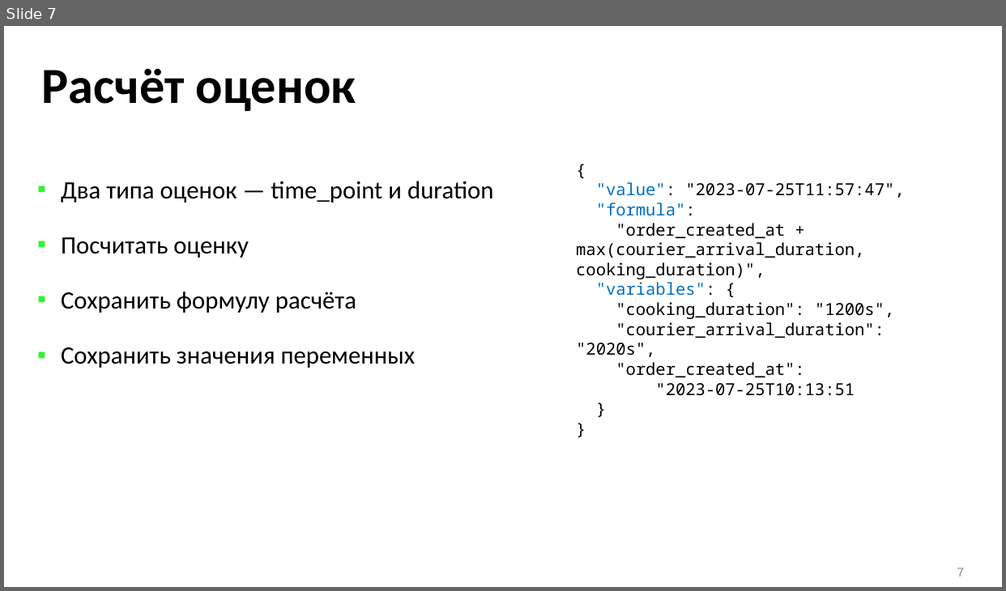
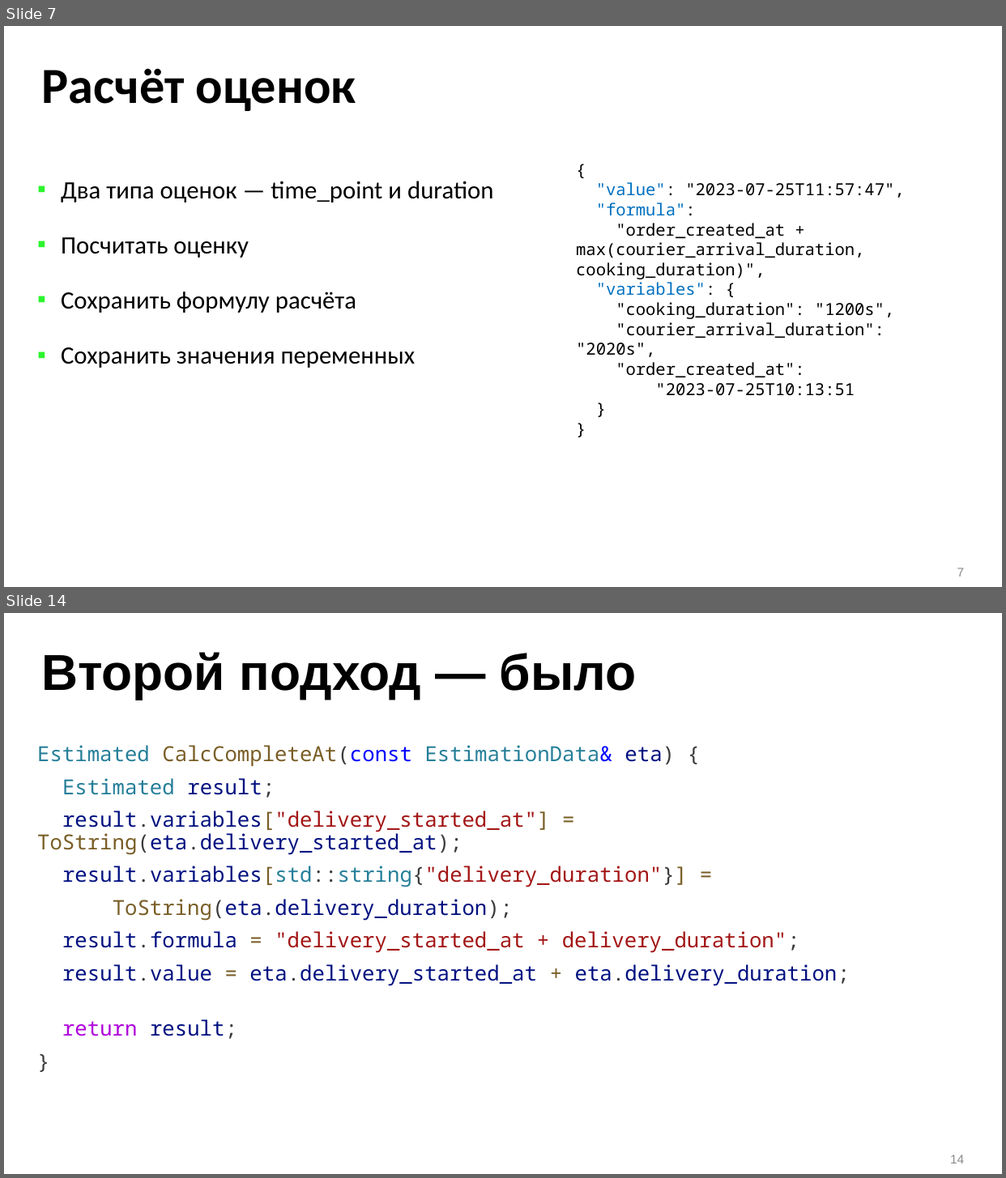
Before and after one commit to ishfb/zcc23, a slide deck: slides_new.pptx. Shown one above the other, each under a label of ours: slide 7 before the commit, slides 7 and 14 after it; the slides between them are not shown. The pictures are 1006x591 and 1006x1178 pixels, drawn with LibreOffice and Linux fonts; fonts in the diff are those of the drawing. Boxes give left, top, right and bottom in pixels: in the first picture for what was removed or moved away, otherwise in the second. Text is boxed around its words. In the diff, an @@ line names an element or a change of style, - is before the commit and + after.

```diff
--- a/slides_new.pptx
+++ b/slides_new.pptx
@@ slide 14 added at (4, 613, 1002, 1174), background #FFFFFF @@
@@ title added at (42, 652, 637, 700), 48.6 pt, text #000000, bold @@
+Второй подход — было
@@ text added at (37, 745, 850, 1039), 20 pt, text #001080 @@
+Estimated CalcCompleteAt(const EstimationData& eta) {
+Estimated result;
+result.variables["delivery_started_at"] = ToString(eta.delivery_started_at);
+result.variables[std::string{"delivery_duration"}] =
+ToString(eta.delivery_duration);
+result.formula = "delivery_started_at + delivery_duration";
+result.value = eta.delivery_started_at + eta.delivery_duration;
+return result;
+}
@@ page number added at (950, 1155, 964, 1164), 12 pt, text #8C8C8C @@
+14
```
Also in this commit, not shown: 2 slides changed, 14 other slides added.
